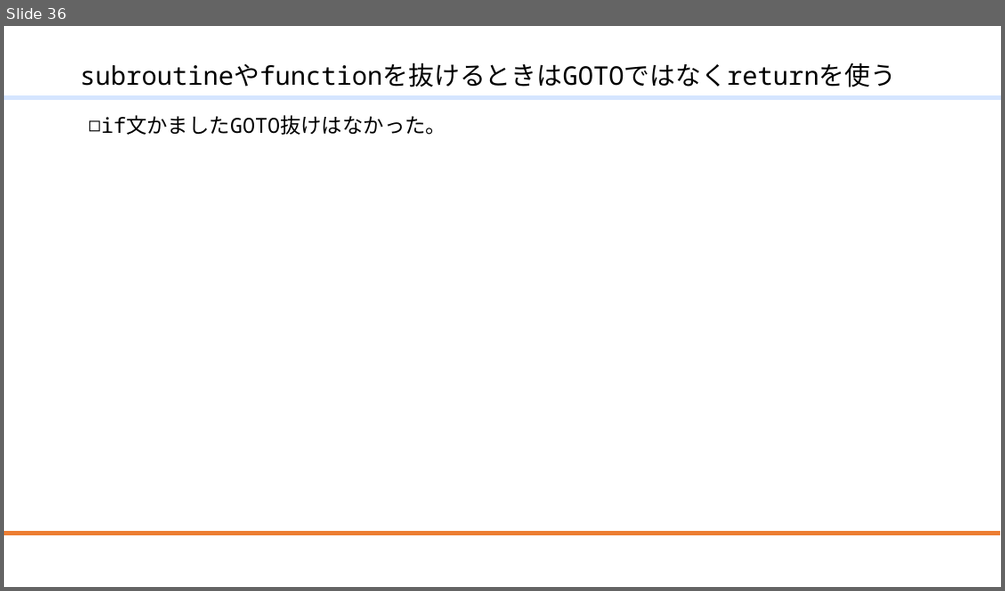
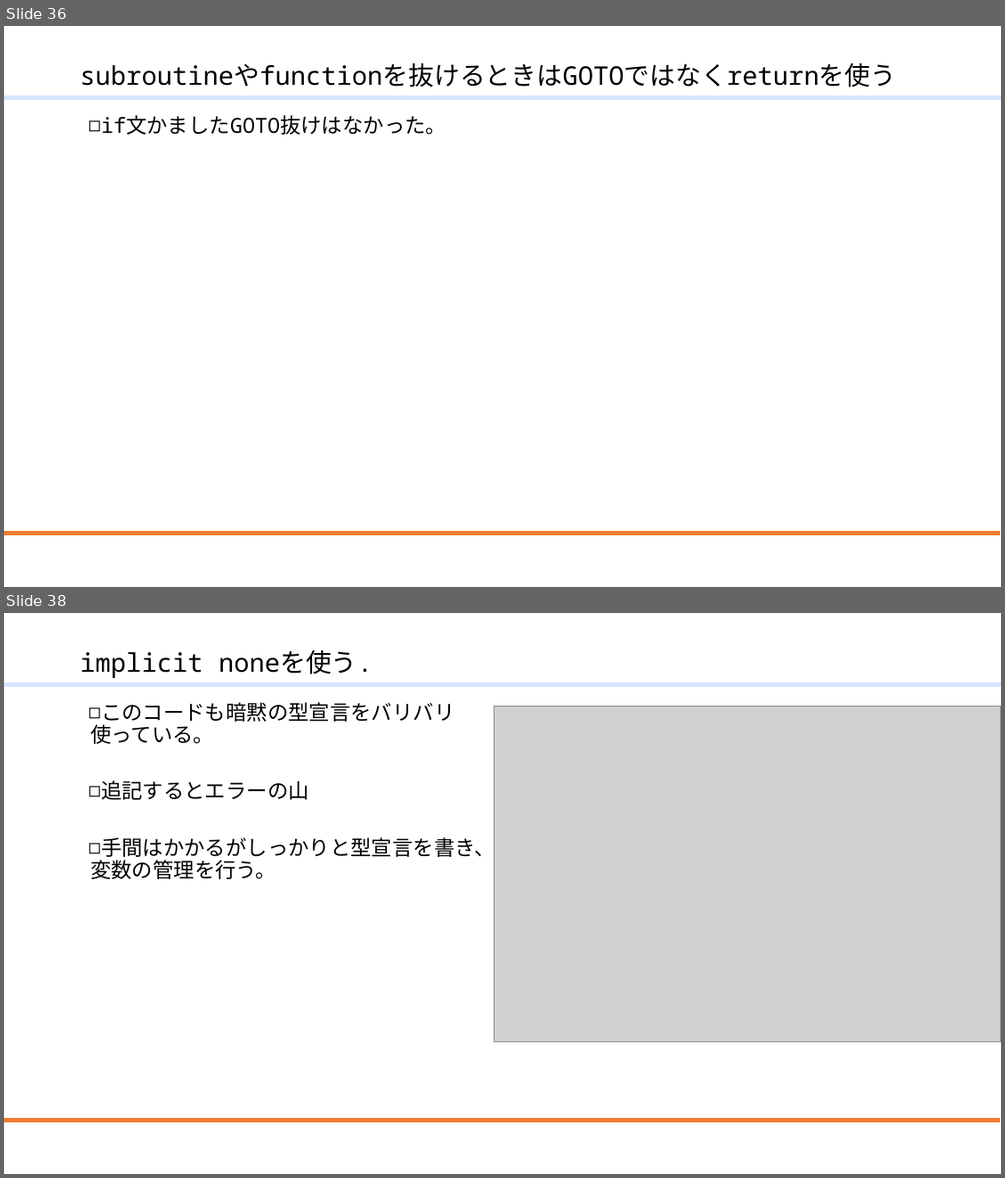
Before and after one commit to mmer547/ModernFortranLocalUserGroup, a slide deck: ModernFortran.f10/20210724_リファクタリング.pptx. Shown one above the other, each under a label of ours: slide 36 before the commit, slides 36 and 38 after it; the slides between them are not shown. The pictures are 1005x591 and 1005x1178 pixels, drawn with LibreOffice and Linux fonts; fonts in the diff are those of the drawing; grey boxes stand for pictures; background and template pictures are left out. Boxes give left, top, right and bottom in pixels: in the first picture for what was removed or moved away, otherwise in the second. Text is boxed around its words. In the diff, an @@ line names an element or a change of style, - is before the commit and + after.

Commit message:
Added implicit none. Added type declaration.

```diff
--- a/ModernFortran.f10/20210724_リファクタリング.pptx
+++ b/ModernFortran.f10/20210724_リファクタリング.pptx
@@ slide 38 added at (4, 613, 1001, 1174), background #FFFFFF; not listed: 2 template elements that a slide beside it also shows @@
@@ title added at (80, 650, 372, 678), 24.8 pt, text #000000 @@
+implicit noneを使う.
@@ text added at (90, 702, 494, 879), 20 pt, text #000000 @@
+◻ このコードも暗黙の型宣言をバリバリ使っている。
+◻ 追記するとエラーの山
+◻ 手間はかかるがしっかりと型宣言を書き、変数の管理を行う。
@@ picture added at (494, 706, 1001, 1041) @@
```
Also in this commit, not shown: 6 slides changed, 3 other slides added, 1 slide removed, 1 other file.
